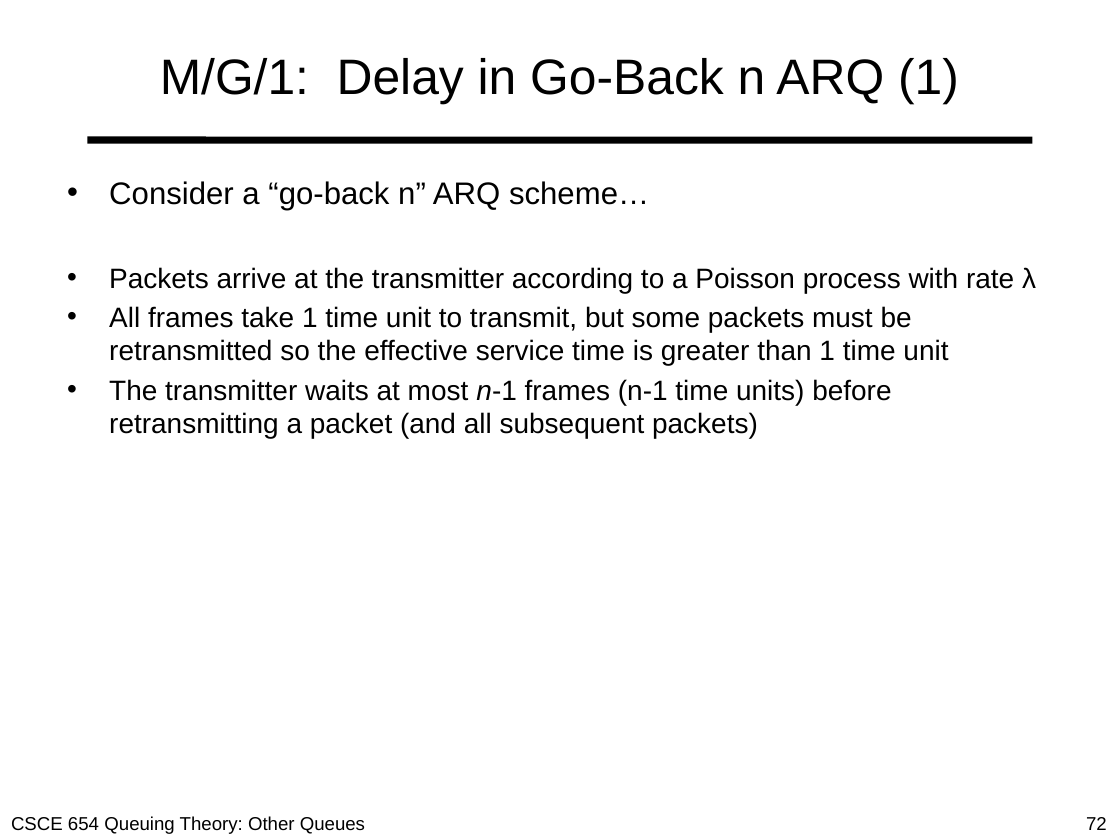
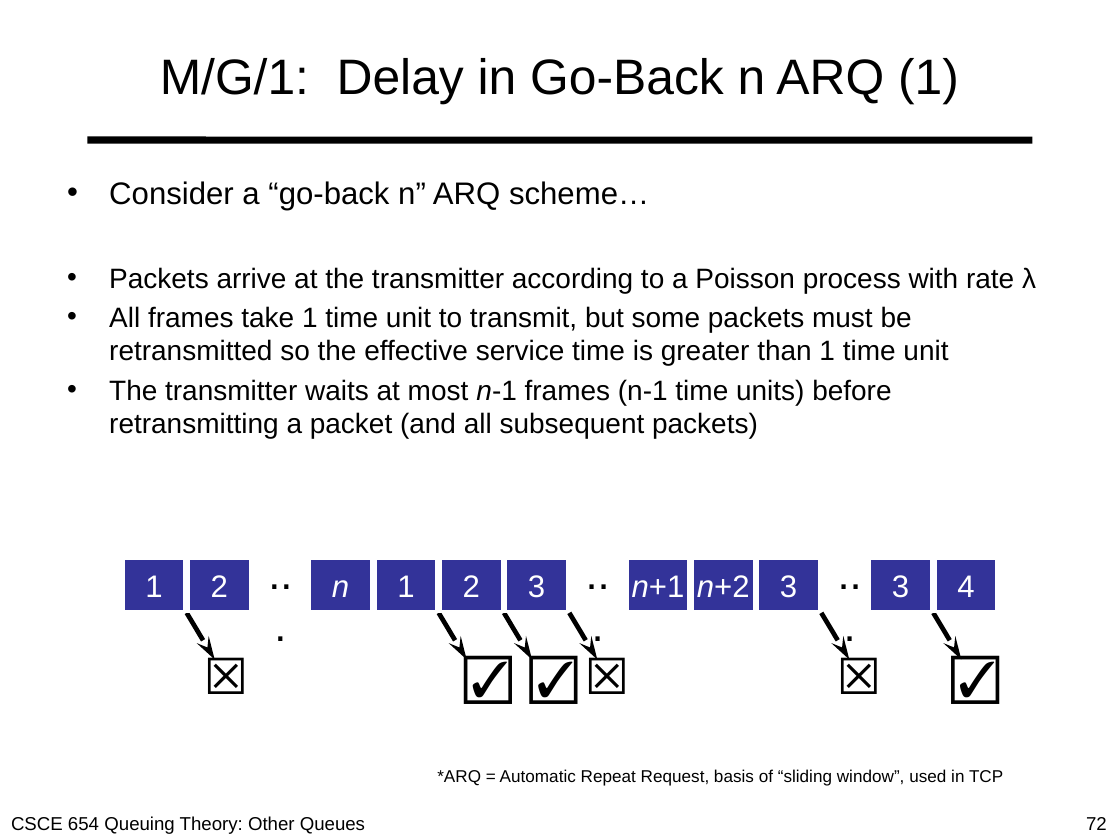
Before and after one commit to MHayden18/Communications, a slide deck: slide 72 of Powerpoints/05_Other_queues.pptx. Drawn at 1120x840 pixels with LibreOffice and Linux fonts; fonts in the diff are those of the drawing. Boxes give left, top, right and bottom in pixels: in the first picture for what was removed or moved away, otherwise in the second. Text is boxed around its words. In the diff, an @@ line names an element or a change of style, - is before the commit and + after.

```diff
--- a/Powerpoints/05_Other_queues.pptx
+++ b/Powerpoints/05_Other_queues.pptx
@@ rectangle added at box(123, 559, 186, 612), fill #333399, outline #FFFFFF 2.25 pt, 20 pt, text #FFFFFF @@
+1
@@ rectangle added at box(188, 559, 251, 612), fill #333399, outline #FFFFFF 2.25 pt, 20 pt, text #FFFFFF @@
+2
@@ text added at box(251, 540, 309, 604), 28 pt, text #000000 @@
+...
@@ rectangle added at box(309, 559, 372, 612), fill #333399, outline #FFFFFF 2.25 pt, 20 pt, text #FFFFFF, italic @@
+n
@@ rectangle added at box(375, 559, 438, 612), fill #333399, outline #FFFFFF 2.25 pt, 20 pt, text #FFFFFF @@
+1
@@ rectangle added at box(440, 559, 503, 612), fill #333399, outline #FFFFFF 2.25 pt, 20 pt, text #FFFFFF @@
+2
@@ rectangle added at box(505, 559, 568, 612), fill #333399, outline #FFFFFF 2.25 pt, 20 pt, text #FFFFFF @@
+3
@@ text added at box(568, 540, 626, 604), 28 pt, text #000000 @@
+...
@@ rectangle added at box(627, 559, 690, 612), fill #333399, outline #FFFFFF 2.25 pt, 20 pt, text #FFFFFF @@
+n+1
@@ rectangle added at box(692, 559, 755, 612), fill #333399, outline #FFFFFF 2.25 pt, 20 pt, text #FFFFFF @@
+n+2
@@ rectangle added at box(757, 559, 820, 612), fill #333399, outline #FFFFFF 2.25 pt, 20 pt, text #FFFFFF @@
+3
@@ text added at box(820, 540, 878, 604), 28 pt, text #000000 @@
+...
@@ rectangle added at box(869, 559, 932, 612), fill #333399, outline #FFFFFF 2.25 pt, 20 pt, text #FFFFFF @@
+3
@@ rectangle added at box(935, 559, 998, 612), fill #333399, outline #FFFFFF 2.25 pt, 20 pt, text #FFFFFF @@
+4
@@ arrow added from (187, 613) to (215, 660), #000000 3 pt @@
@@ arrow added from (439, 613) to (467, 660), #000000 3 pt @@
@@ arrow added from (504, 613) to (532, 660), #000000 3 pt @@
@@ arrow added from (569, 613) to (597, 660), #000000 3 pt @@
@@ arrow added from (821, 613) to (849, 660), #000000 3 pt @@
@@ arrow added from (933, 613) to (961, 660), #000000 3 pt @@
@@ text added at box(193, 638, 260, 709), 32 pt, text #000000 @@
+☒
@@ text added at box(451, 638, 519, 709), 32 pt, text #000000 @@
+☑
@@ text added at box(517, 638, 585, 709), 32 pt, text #000000 @@
+☑
@@ text added at box(573, 638, 641, 709), 32 pt, text #000000 @@
+☒
@@ text added at box(825, 638, 893, 709), 32 pt, text #000000 @@
+☒
@@ text added at box(939, 638, 1006, 709), 32 pt, text #000000 @@
+☑
@@ text added at box(437, 769, 1003, 786), 11 pt, text #000000 @@
+*ARQ = Automatic Repeat Request, basis of “sliding window”, used in TCP
```
Also in this commit, not shown: 11 other slides changed, 1 slide removed, 1 other file.
